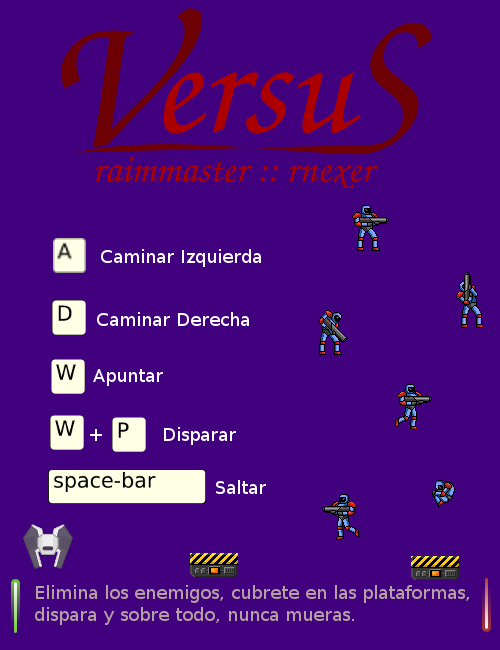
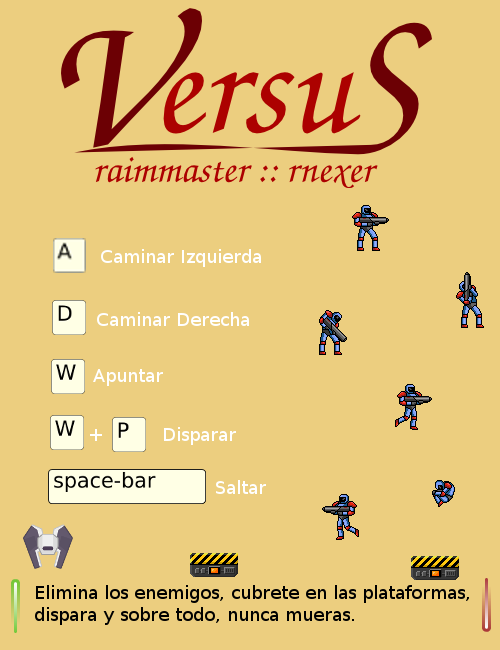
Comparing the layer stacks of the two 500 x 650 images. Changes:
painted on "Elimina los enemigos, cubrete ..." over [35, 585, 469, 625]
painted on "Fondo" over [0, 0, 500, 650]
